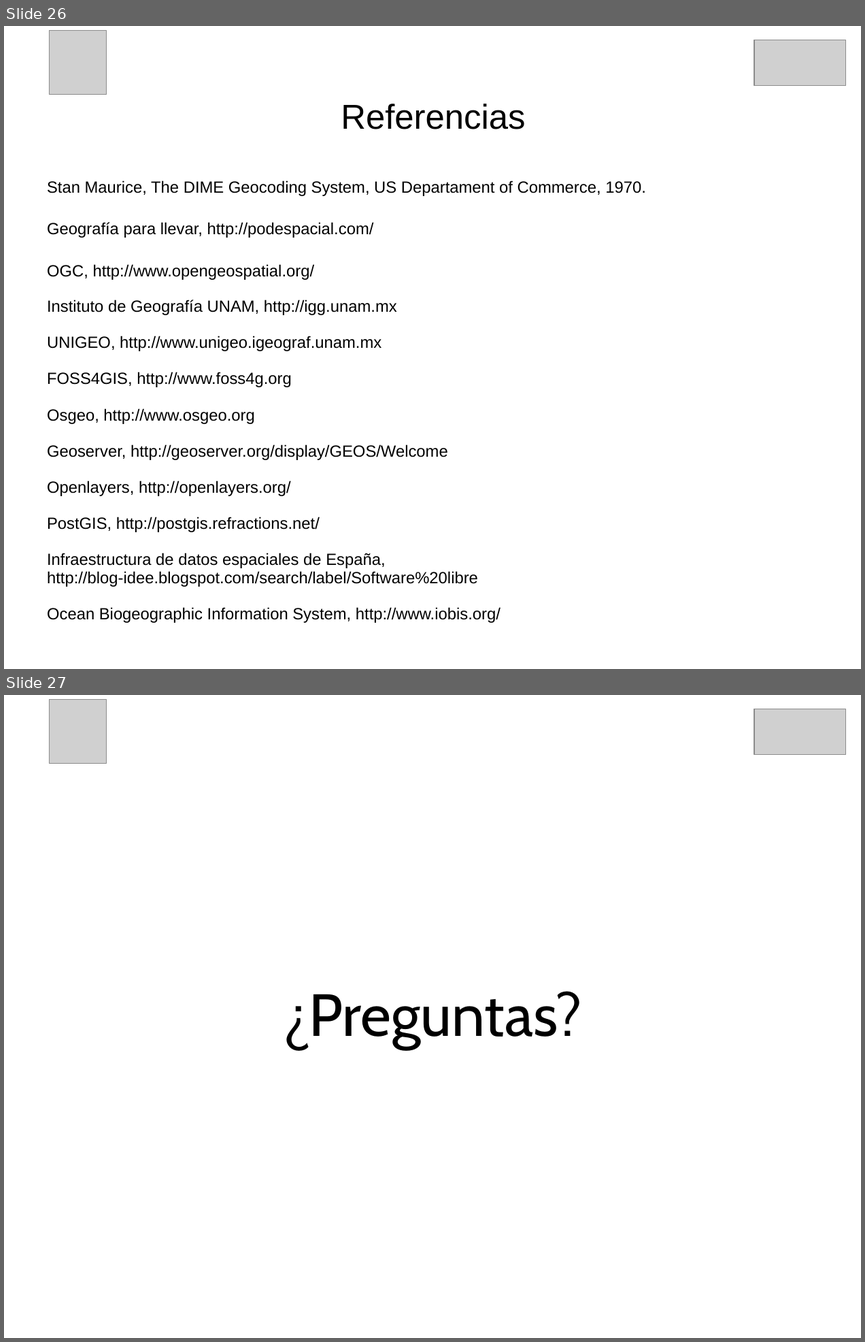
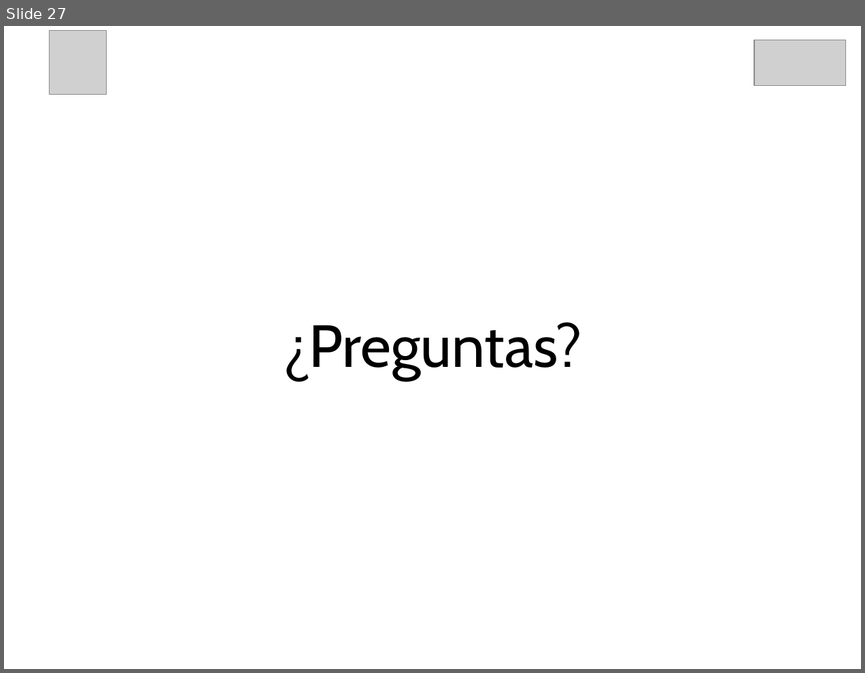
Before and after one commit to opengraphix/curso_qgis2017, a slide deck: qgis_sedema_av.pptx. Shown one above the other, each under a label of ours: slides 26 and 27 before the commit, slide 27 after it. The pictures are 865x1342 and 865x673 pixels, drawn with LibreOffice and Linux fonts; fonts in the diff are those of the drawing; grey boxes stand for pictures; background and template pictures are left out. Boxes give left, top, right and bottom in pixels: in the first picture for what was removed or moved away, otherwise in the second. Text is boxed around its words. In the diff, an @@ line names an element or a change of style, - is before the commit and + after.

```diff
--- a/qgis_sedema_av.pptx
+++ b/qgis_sedema_av.pptx
@@ slide 26 removed at [4,26,861,669], background picture (left out) @@
@@ picture removed at [49,31,107,95] @@
@@ picture removed at [754,40,846,85] @@
@@ text removed at [47,104,646,622] @@
-Referencias
-Stan Maurice, The DIME Geocoding System, US Departament of Commerce, 1970.
-Geografía para llevar, http://podespacial.com/
-OGC, http://www.opengeospatial.org/
-Instituto de Geografía UNAM, http://igg.unam.mx
-UNIGEO, http://www.unigeo.igeograf.unam.mx
-FOSS4GIS, http://www.foss4g.org
-Osgeo, http://www.osgeo.org
-Geoserver, http://geoserver.org/display/GEOS/Welcome
-Openlayers, http://openlayers.org/
-PostGIS, http://postgis.refractions.net/
-Infraestructura de datos espaciales de España, http://blog-idee.blogspot.com/search/label/Software%20libre
-Ocean Biogeographic Information System, http://www.iobis.org/
```
Also in this commit, not shown: 1 slide added, 1 other file.
